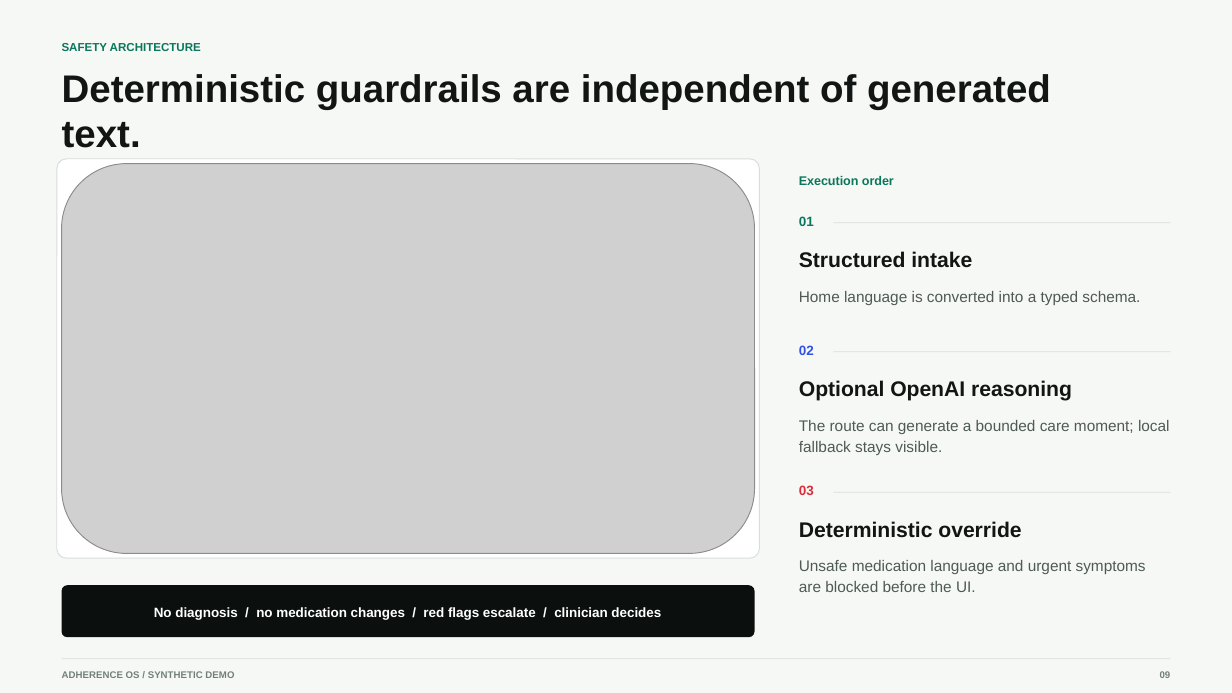
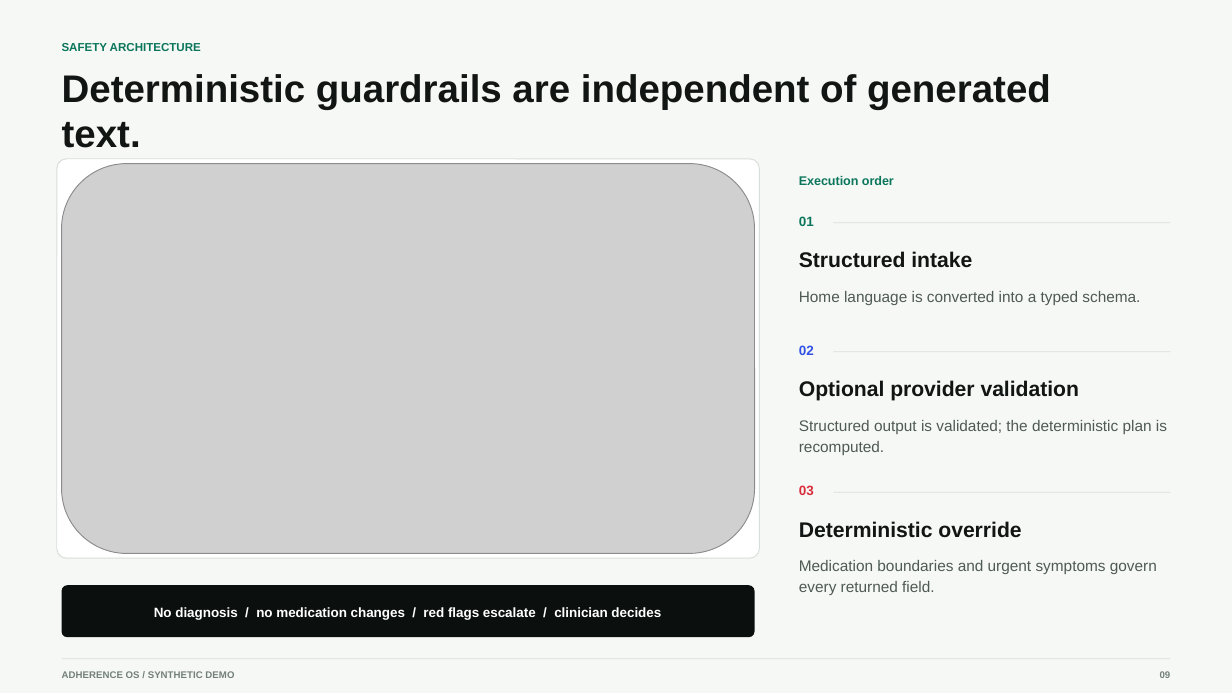
Before and after one commit to kevinmeix1/adherence-os, a slide deck: slide 9 of outputs/adherence-os-demo.pptx. Drawn at 1232x693 pixels with LibreOffice and Linux fonts; fonts in the diff are those of the drawing; grey boxes stand for pictures. Boxes give left, top, right and bottom in pixels: in the first picture for what was removed or moved away, otherwise in the second. Text is boxed around its words. In the diff, an @@ line names an element or a change of style, - is before the commit and + after.

```diff
--- a/outputs/adherence-os-demo.pptx
+++ b/outputs/adherence-os-demo.pptx
@@ text at [799,380,1079,401]: text changed @@
-Optional OpenAI reasoning
+Optional provider validation
@@ text at [799,420,1167,455]: text changed @@
-The route can generate a bounded care moment; local fallback stays visible.
+Structured output is validated; the deterministic plan is recomputed.
@@ text at [799,560,1157,595]: text changed @@
-Unsafe medication language and urgent symptoms are blocked before the UI.
+Medication boundaries and urgent symptoms govern every returned field.
```
Also in this commit, not shown: 7 other slides changed, 36 other files.
